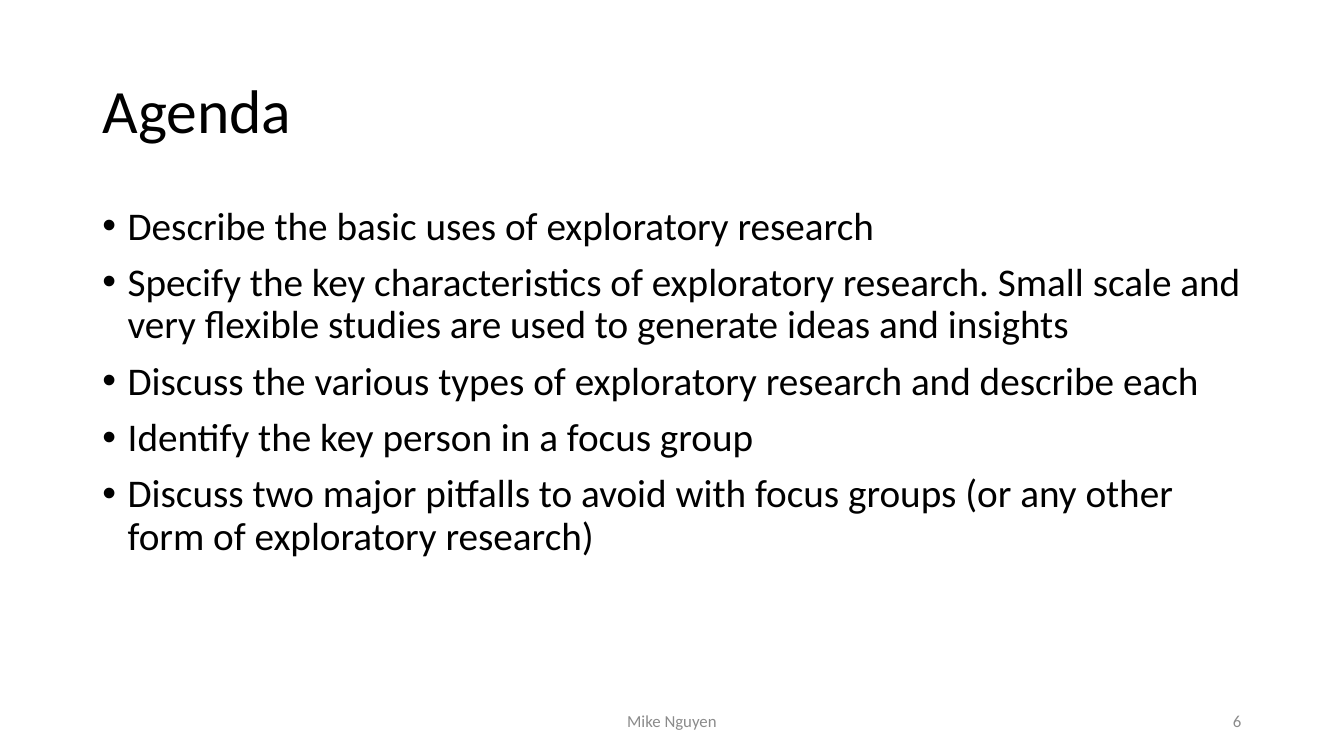
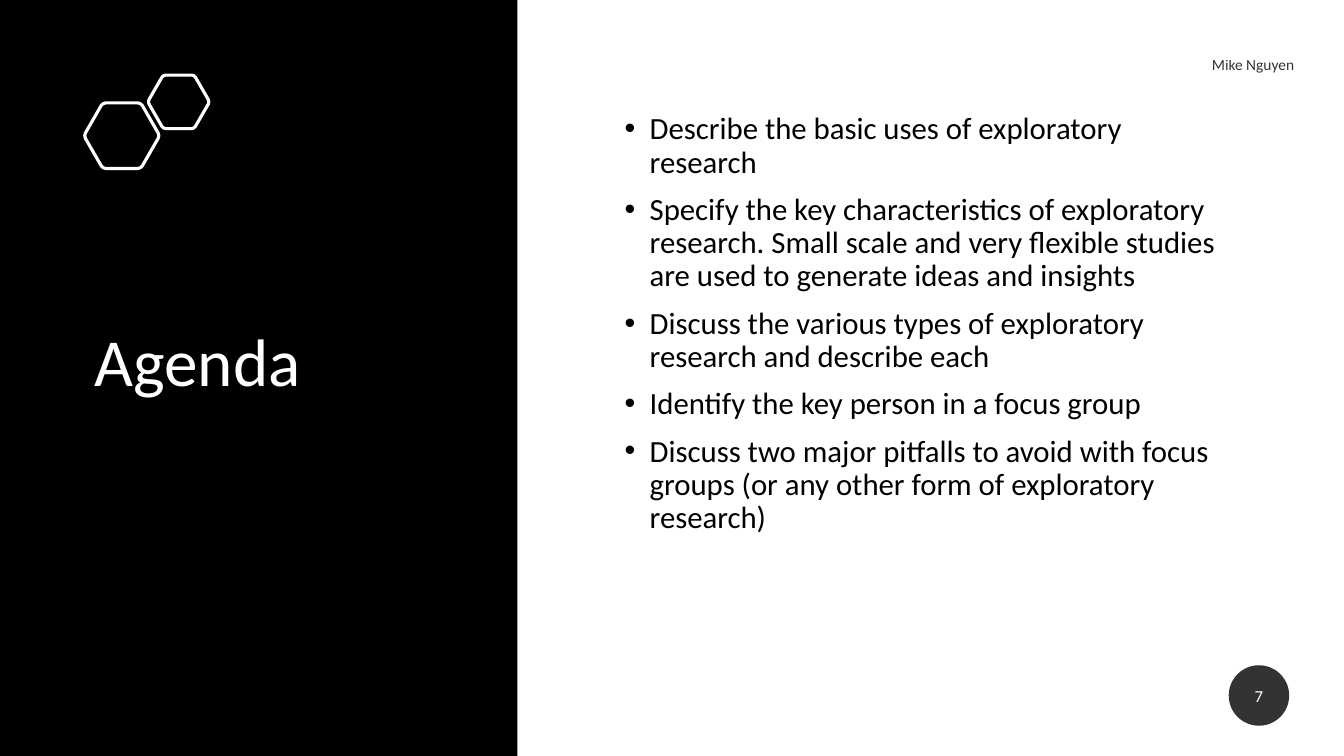
Before and after one commit to mikenguyen13/mar4050, a slide deck: slide 7 of lectures/2/1_Problem & Intro to Project.pptx (slide 6 before the commit). Drawn at 1344x756 pixels with LibreOffice and Linux fonts; fonts in the diff are those of the drawing. Boxes give left, top, right and bottom in pixels: in the first picture for what was removed or moved away, otherwise in the second. Text is boxed around its words. In the diff, an @@ line names an element or a change of style, - is before the commit and + after.

```diff
--- a/lectures/2/1_Problem & Intro to Project.pptx
+++ b/lectures/2/1_Problem & Intro to Project.pptx
@@ rectangle added at (x1=0, y1=0, x2=517, y2=756), fill #000000 @@
@@ text "Mike Nguyen" moved from (x1=627, y1=715, x2=717, y2=730) to (x1=1212, y1=60, x2=1294, y2=73) @@
@@ text "Mike Nguyen" at (x1=1212, y1=60, x2=1294, y2=73): size 12 to 11 pt, text colour #8C8C8C to #000000 at 80% opacity; alignment centre to right; more space between paragraphs @@
@@ freeform shape added at (x1=148, y1=76, x2=209, y2=129), outline #FFFFFF 2.25 pt @@
@@ freeform shape added at (x1=85, y1=103, x2=159, y2=168), outline #FFFFFF 2.25 pt @@
@@ text "Describe the basic uses of ..." moved from (x1=128, y1=212, x2=1240, y2=557) to (x1=650, y1=117, x2=1215, y2=532) @@
@@ text "Describe the basic uses of ..." at (x1=650, y1=117, x2=1215, y2=532): size 28 to 22 pt; vertical alignment top to middle @@
@@ title "Agenda" moved from (x1=102, y1=90, x2=291, y2=144) to (x1=95, y1=339, x2=301, y2=398) @@
@@ title "Agenda" at (x1=95, y1=339, x2=301, y2=398): size 44 to 48 pt, text colour #000000 to #FFFFFF @@
@@ page number added at (x1=1229, y1=665, x2=1290, y2=726), fill #000000 at 80% opacity, 12 pt, text #FFFFFF @@
+7
@@ page number removed at (x1=1233, y1=716, x2=1241, y2=727) @@
-6
```
Also in this commit, not shown: 5 other slides changed, 15 slides added, 1 slide removed, 1 other file.
